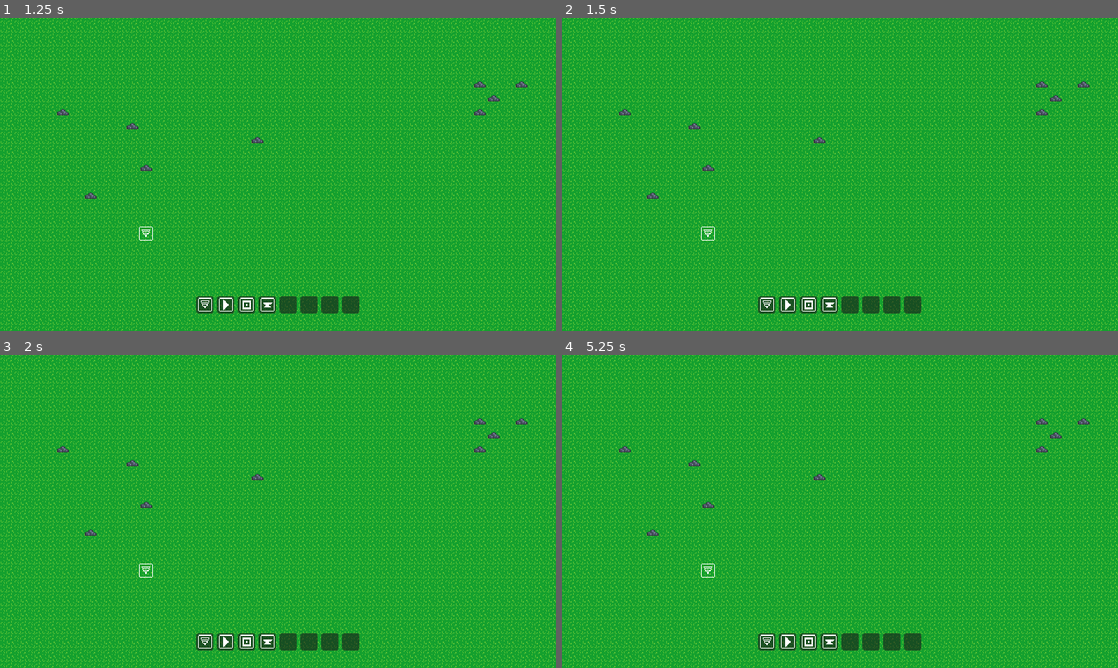
Above: before the commit, frames 1-4 (two rows, left to right).
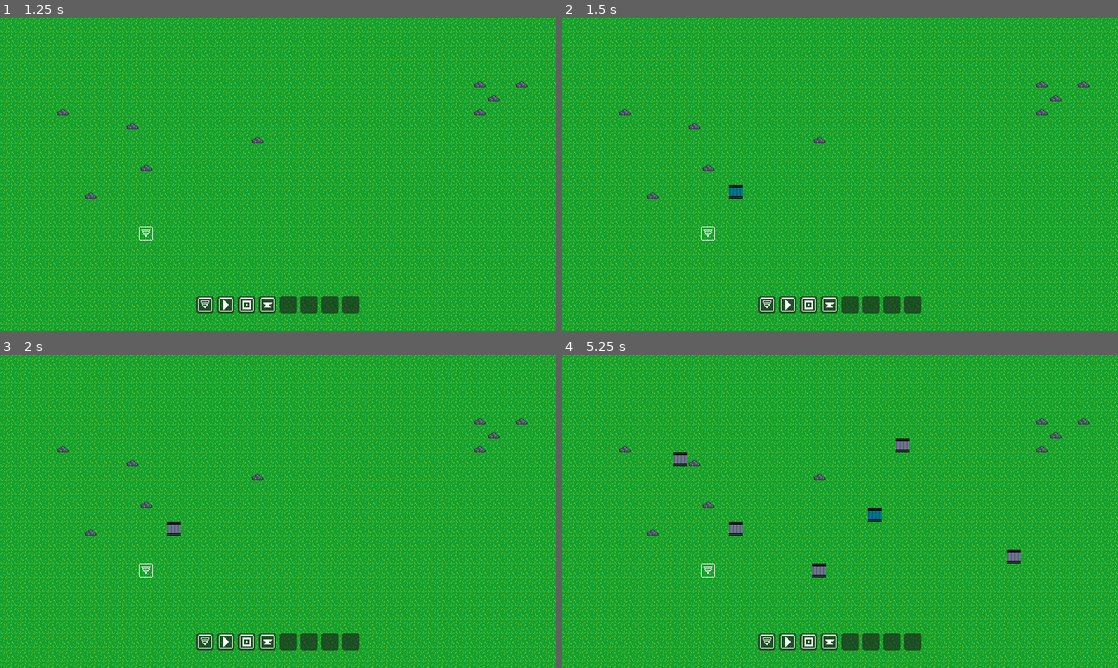
Above: after the commit, the same moments.

Repository: Riudin/Unnamed-Factory-Game
Game: Godot game, scene res://Scenes/main.tscn
Same seed, same stepped clock (60 frames per second), same inputs: the game is played once before the commit and once after it.
Inputs (mouse positions are in pixels of both pictures, inside the frame that each line leads up to):
- Up to frame 1 (1.25 s): tap Enter at 0.5 s; move the mouse to (205, 305) at 0.52 s; click (205, 305) at 0.67 s
- Up to frame 2 (1.5 s): tap Space at 1.25 s; move the mouse to (728, 190) at 1.27 s; click (728, 190) at 1.42 s
- Up to frame 3 (2 s): no input
- Up to frame 4 (5.25 s): tap Enter at 2, 3.5 s; move the mouse to (895, 442) at 2.02 s; click (895, 442) at 2.17 s; tap Space at 2.75, 4.25 s; move the mouse to (812, 574) at 2.77 s; click (812, 574) at 2.92 s; move the mouse to (1006, 558) at 3.52 s; click (1006, 558) at 3.67 s; move the mouse to (673, 464) at 4.27 s; click (673, 464) at 4.42 s; move the mouse to (867, 511) at 5.02 s; click (867, 511) at 5.17 s

Frame 1 is identical in both runs. In frame 2, 0.1% of the frame differs, in the area x 30-33%, y 53-58%; in frame 3, 0.1%; in frame 4, 0.7%, in the area x 20-83%, y 26-72%.

Commit message:
Improved Building Preview

Diff:
--- a/Objects/Scenes/Buildings/conveyor_belt.tscn
+++ b/Objects/Scenes/Buildings/conveyor_belt.tscn
@@ -227,9 +227,12 @@
 &"up_right": SubResource("Animation_trxdq")
 }
 
-[node name="ConveyorBelt" type="Node2D" node_paths=PackedStringArray("animation_player")]
+[node name="ConveyorBelt" type="Node2D" node_paths=PackedStringArray("animation_player", "to_direction_arrow", "from_direction_arrow")]
 script = ExtResource("1_juhao")
+debug = true
 animation_player = NodePath("AnimationPlayer")
+to_direction_arrow = NodePath("ToDirectionRC")
+from_direction_arrow = NodePath("FromDirectionRC")
 
 [node name="Sprite2D" type="Sprite2D" parent="."]
 texture = ExtResource("1_vradc")
@@ -241,3 +244,12 @@
 &"": SubResource("AnimationLibrary_gundl")
 }
 autoplay = "left_right"
+
+[node name="ToDirectionRC" type="RayCast2D" parent="."]
+self_modulate = Color(0.82191056, 2.623126e-06, 7.70092e-07, 1)
+target_position = Vector2(16, 0)
+
+[node name="FromDirectionRC" type="RayCast2D" parent="."]
+self_modulate = Color(0.8235294, 0, 0, 1)
+position = Vector2(-16, 0)
+target_position = Vector2(16, 0)
--- a/Objects/Scripts/Buildings/conveyor_belt.gd
+++ b/Objects/Scripts/Buildings/conveyor_belt.gd
@@ -2,13 +2,17 @@
 extends Building
 
 
+@export var debug: bool = false
+
 @export_group("References")
 @export var animation_player: AnimationPlayer
+@export var to_direction_arrow: RayCast2D
+@export var from_direction_arrow: RayCast2D
 
 @export_group("Setup")
 #enum {Left, Right, Up, Down}
-#@export var from_direction: Vector2 = Vector2.LEFT
-#@export var to_direction: Vector2 = Vector2.DOWN
+#@export var from_direction: Vector2i = Vector2i.LEFT
+#@export var to_direction: Vector2i = Vector2i.DOWN
 @export var speed: float = 2.0              # tiles per second
 @export var min_spacing: float = 16.0       # distance between items on belt # doesn't work yet
 
@@ -29,14 +33,22 @@
 	#print("to: " + str(to_direction))
 	#print("-----")
 
+func _process(_delta: float) -> void:
+	if debug:
+		to_direction_arrow.visible = true
+		from_direction_arrow.visible = true
+	else:
+		to_direction_arrow.visible = false
+		from_direction_arrow.visible = false
+
 func get_orientation():
-	var searching_directions: Array = [Vector2.LEFT, Vector2.RIGHT, Vector2.UP, Vector2.DOWN]
+	var searching_directions: Array = [Vector2i.LEFT, Vector2i.RIGHT, Vector2i.UP, Vector2i.DOWN]
 
 	for direction in searching_directions:
 		if direction == to_direction:
 			continue
 
-		var target_pos: Vector2 = global_position + direction * TILE_SIZE
+		var target_pos: Vector2i = global_position + direction * TILE_SIZE
 
 		for belt in get_tree().get_nodes_in_group("belts"):
 			if belt == self:
@@ -46,10 +58,10 @@
 				return
 
 func get_neighbors():
-	var neighbor_left := GridRegistry.get_building(tile_coordinates + Vector2.LEFT)
-	var neighbor_right := GridRegistry.get_building(tile_coordinates + Vector2.RIGHT)
-	var neighbor_up := GridRegistry.get_building(tile_coordinates + Vector2.UP)
-	var neighbor_down := GridRegistry.get_building(tile_coordinates + Vector2.DOWN)
+	var neighbor_left := GridRegistry.get_building(tile_coordinates + Vector2i.LEFT)
+	var neighbor_right := GridRegistry.get_building(tile_coordinates + Vector2i.RIGHT)
+	var neighbor_up := GridRegistry.get_building(tile_coordinates + Vector2i.UP)
+	var neighbor_down := GridRegistry.get_building(tile_coordinates + Vector2i.DOWN)
 	var neighbors: Array = [neighbor_left, neighbor_right, neighbor_up, neighbor_down]
 
 	for n in neighbors:
@@ -66,16 +78,38 @@
 func set_visuals():
 	var from: String
 	var to: String
-	if from_direction == Vector2.LEFT: from = "left"
-	if from_direction == Vector2.RIGHT: from = "right"
-	if from_direction == Vector2.UP: from = "up"
-	if from_direction == Vector2.DOWN: from = "down"
-	if to_direction == Vector2.LEFT: to = "left"
-	if to_direction == Vector2.RIGHT: to = "right"
-	if to_direction == Vector2.UP: to = "up"
-	if to_direction == Vector2.DOWN: to = "down"
+	if from_direction == Vector2i.LEFT:
+		from = "left"
+		from_direction_arrow.position = Vector2i.LEFT * TILE_SIZE
+		from_direction_arrow.target_position = -Vector2i.LEFT * TILE_SIZE
+	if from_direction == Vector2i.RIGHT:
+		from = "right"
+		from_direction_arrow.position = Vector2i.RIGHT * TILE_SIZE
+		from_direction_arrow.target_position = -Vector2i.RIGHT * TILE_SIZE
+	if from_direction == Vector2i.UP:
+		from = "up"
+		from_direction_arrow.position = Vector2i.UP * TILE_SIZE
+		from_direction_arrow.target_position = -Vector2i.UP * TILE_SIZE
+	if from_direction == Vector2i.DOWN:
+		from = "down"
+		from_direction_arrow.position = Vector2i.DOWN * TILE_SIZE
+		from_direction_arrow.target_position = -Vector2i.DOWN * TILE_SIZE
+	if to_direction == Vector2i.LEFT:
+		to = "left"
+		to_direction_arrow.target_position = Vector2i.LEFT * TILE_SIZE
+	if to_direction == Vector2i.RIGHT:
+		to = "right"
+		to_direction_arrow.target_position = Vector2i.RIGHT * TILE_SIZE
+	if to_direction == Vector2i.UP:
+		to = "up"
+		to_direction_arrow.target_position = Vector2i.UP * TILE_SIZE
+	if to_direction == Vector2i.DOWN:
+		to = "down"
+		to_direction_arrow.target_position = Vector2i.DOWN * TILE_SIZE
 
 	animation_player.play(from + "_" + to)
+	#print(str(self) + " direction is " + from + "_" + to)
+	#print("to arrow target is: " + str(to_direction_arrow.target_position))
 
 func _on_tick():
 	_advance_items()
@@ -104,7 +138,7 @@
 	_update_item_positions()
 
 func _get_next_belt() -> ConveyorBelt:
-	var target_pos: Vector2 = global_position + to_direction.normalized() * TILE_SIZE
+	var target_pos: Vector2i = global_position + to_direction * TILE_SIZE
 
 	for belt in get_tree().get_nodes_in_group("belts"):
 		if belt == self:
@@ -139,7 +173,7 @@
 	for item in items:
 		item.global_position = _point_from_progress(item.progress)
 
-func _point_from_progress(progress: float) -> Vector2:
+func _point_from_progress(progress: float) -> Vector2i:
 	var start := global_position + from_direction * TILE_SIZE
-	var end := global_position + to_direction
+	var end := Vector2i(global_position) + to_direction
 	return start.lerp(end, progress)
--- a/Objects/Scripts/Buildings/giver.gd
+++ b/Objects/Scripts/Buildings/giver.gd
@@ -2,7 +2,7 @@
 extends Building
 
 @export var output_per_second: int = 1
-@export var output_direction: Vector2 = Vector2.RIGHT
+@export var output_direction: Vector2i = Vector2i.RIGHT
 @export var item_resource: ItemResource
 @export var item_node_scene: PackedScene
 
--- a/Objects/Scripts/Buildings/trash.gd
+++ b/Objects/Scripts/Buildings/trash.gd
@@ -3,7 +3,7 @@
 
 
 @export var intake_per_second: int = 1
-@export var input_direction: Vector2 = Vector2.LEFT
+@export var input_direction: Vector2i = Vector2i.LEFT
 
 signal item_taken(item)
 
--- a/Util/Autoload/grid_registry.gd
+++ b/Util/Autoload/grid_registry.gd
@@ -4,14 +4,14 @@
 var buildings: Dictionary = {}
 
 
-func is_occupied(tile: Vector2) -> bool:
+func is_occupied(tile: Vector2i) -> bool:
 	return buildings.has(tile)
 
-func register_building(tile: Vector2, building: Node2D) -> void:
+func register_building(tile: Vector2i, building: Node2D) -> void:
 	buildings[tile] = building
 
-func unregister_building(tile: Vector2) -> void:
+func unregister_building(tile: Vector2i) -> void:
 	buildings.erase(tile)
 
-func get_building(tile: Vector2) -> Node2D:
+func get_building(tile: Vector2i) -> Node2D:
 	return buildings.get(tile)
--- a/Util/Classes/building.gd
+++ b/Util/Classes/building.gd
@@ -2,9 +2,9 @@
 extends Node2D
 
 
-var tile_coordinates: Vector2
-var from_direction: Vector2 = Vector2.LEFT
-var to_direction: Vector2 = Vector2.RIGHT
+var tile_coordinates: Vector2i
+var from_direction: Vector2i = Vector2i.LEFT
+var to_direction: Vector2i = Vector2i.RIGHT
 
 func register():
 	GridRegistry.register_building(tile_coordinates, self)
--- a/Util/Components/building_handler.gd
+++ b/Util/Components/building_handler.gd
@@ -14,10 +14,11 @@
 var preview_active: bool = false
 var is_removing: bool = false
 
-var start_tile: Vector2
-var end_tile: Vector2
+var start_tile: Vector2i
+var end_tile: Vector2i
 
 var last_previewed_tiles: Array = []
+var last_end_tile: Vector2i
 
 
 func _ready() -> void:
@@ -26,6 +27,9 @@
 func _process(_delta):
 	if preview_active:
 		show_building_preview()
+	elif get_tree().get_nodes_in_group("preview").size() > 0:
+		for node in get_tree().get_nodes_in_group("preview"):
+			place_building(node.tile_coordinates, node.to_direction)
 
 	if is_removing:
 		remove_building(tilemap_ground_layer.local_to_map(get_global_mouse_position()))
@@ -37,69 +41,83 @@
 			preview_active = true
 
 		if event.button_index == MOUSE_BUTTON_LEFT and event.is_released():
-			end_tile = tilemap_ground_layer.local_to_map(get_global_mouse_position())
+			#end_tile = tilemap_ground_layer.local_to_map(get_global_mouse_position())
 
 			preview_active = false
-
-			#var path := build_belt_path(start_tile, end_tile)
-			#for i in path.size() - 1:
-				#var dir = direction_from_to(path[i], path[i + 1])
-				#place_building(path[i], dir)
-			#place_building(path[-1], direction_from_to(path[-2], path[-1]))
 
 		if event.button_index == MOUSE_BUTTON_RIGHT and event.pressed:
 			is_removing = true
 		elif event.button_index == MOUSE_BUTTON_RIGHT and not event.pressed:
 			is_removing = false
 
-func build_belt_path(start: Vector2, end: Vector2) -> Array[Vector2]:
-	var path: Array[Vector2] = []
+func build_belt_path(start: Vector2i, end: Vector2i) -> Array[Vector2i]:
+	var path: Array[Vector2i] = []
 
 	var dx := end.x - start.x
 	var dy := end.y - start.y
 
 	if abs(dx) >= abs(dy):
 		for x in range(start.x, end.x, sign(dx)):
-			path.append(Vector2(x, start.y))
+			path.append(Vector2i(x, start.y))
 		for y in range(start.y, end.y, sign(dy)):
-			path.append(Vector2(end.x, y))
+			path.append(Vector2i(end.x, y))
 	else:
 		for y in range(start.y, end.y, sign(dy)):
-			path.append(Vector2(start.x, y))
+			path.append(Vector2i(start.x, y))
 		for x in range(start.x, end.x, sign(dx)):
-			path.append(Vector2(x, end.y))
+			path.append(Vector2i(x, end.y))
 
 	path.append(end)
 	return path
 
-func direction_from_to(a: Vector2, b: Vector2):
+func direction_from_to(a: Vector2i, b: Vector2i):
 	var direction := b - a
 	return direction
 
 func show_building_preview():
-	if last_previewed_tiles.size() > 0:
-		for i in last_previewed_tiles.size():
-			remove_building(last_previewed_tiles[i])
-		last_previewed_tiles.clear()
+	end_tile = tilemap_ground_layer.local_to_map(get_global_mouse_position())
+	if end_tile == last_end_tile:
+		return
 
-	end_tile = tilemap_ground_layer.local_to_map(get_global_mouse_position())
+	clear_preview()
+	last_previewed_tiles.clear()
 
-	var path := build_belt_path(start_tile, end_tile)
-	for i in path.size() - 1:
-		var dir = direction_from_to(path[i], path[i + 1])
-		place_building(path[i], dir, Color.AQUA)
-		last_previewed_tiles.append(path[i])
-	place_building(path[-1], Vector2.RIGHT, Color.AQUA)
-	last_previewed_tiles.append(path[-1])
+	var path: Array[Vector2i] = build_belt_path(start_tile, end_tile)
+	if path.size() == 0:
+		return
 
-func place_building(tile: Vector2, to_direction: Vector2, color: Color = Color.WHITE):
+	var last_dir: Vector2i = Vector2i.ZERO
+
+	for i in range(path.size()):
+		var tile := path[i]
+		var dir: Vector2i
+
+		if i < path.size() - 1:
+			dir = direction_from_to(tile, path[i + 1])
+			last_dir = dir
+		else:
+			dir = last_dir
+
+		if dir == Vector2i.ZERO:
+			dir = Vector2i.RIGHT       # if its just one Tile, default to right
+
+		place_building(tile, dir, Color.AQUA, true)
+		last_previewed_tiles.append(tile)
+
+	last_end_tile = end_tile
+
+func clear_preview():
+	for node in get_tree().get_nodes_in_group("preview"):
+		node.queue_free()
+
+func place_building(tile: Vector2i, to_direction: Vector2i, color: Color = Color.WHITE, is_preview: bool = false):
 	if current_building == null:
 		return
 
-	if GridRegistry.is_occupied(tile):
+	if not is_preview and GridRegistry.is_occupied(tile):
 		return
 
-	var snapped_world_position: Vector2 = tilemap_ground_layer.to_global(
+	var snapped_world_position: Vector2i = tilemap_ground_layer.to_global(
 		tilemap_ground_layer.map_to_local(tile)
 		)
 
@@ -108,10 +126,14 @@
 	building.tile_coordinates = tile
 	building.to_direction = to_direction
 	building.modulate = color
-	building.register()
+	if is_preview:
+		building.add_to_group("preview")
+	else:
+		building.register()
+
 	get_tree().current_scene.add_child(building)
 
-func remove_building(tile: Vector2):
+func remove_building(tile: Vector2i):
 	var building = GridRegistry.get_building(tile)
 	if building:
 		building.queue_free()
